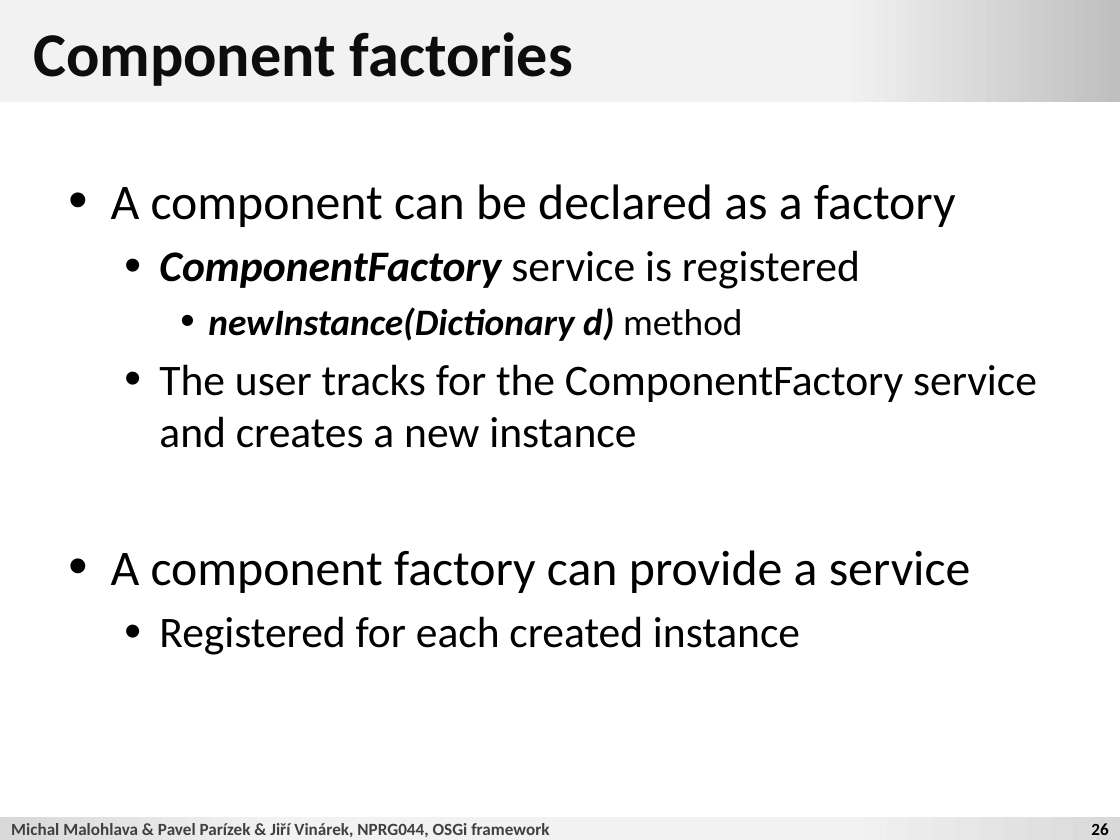
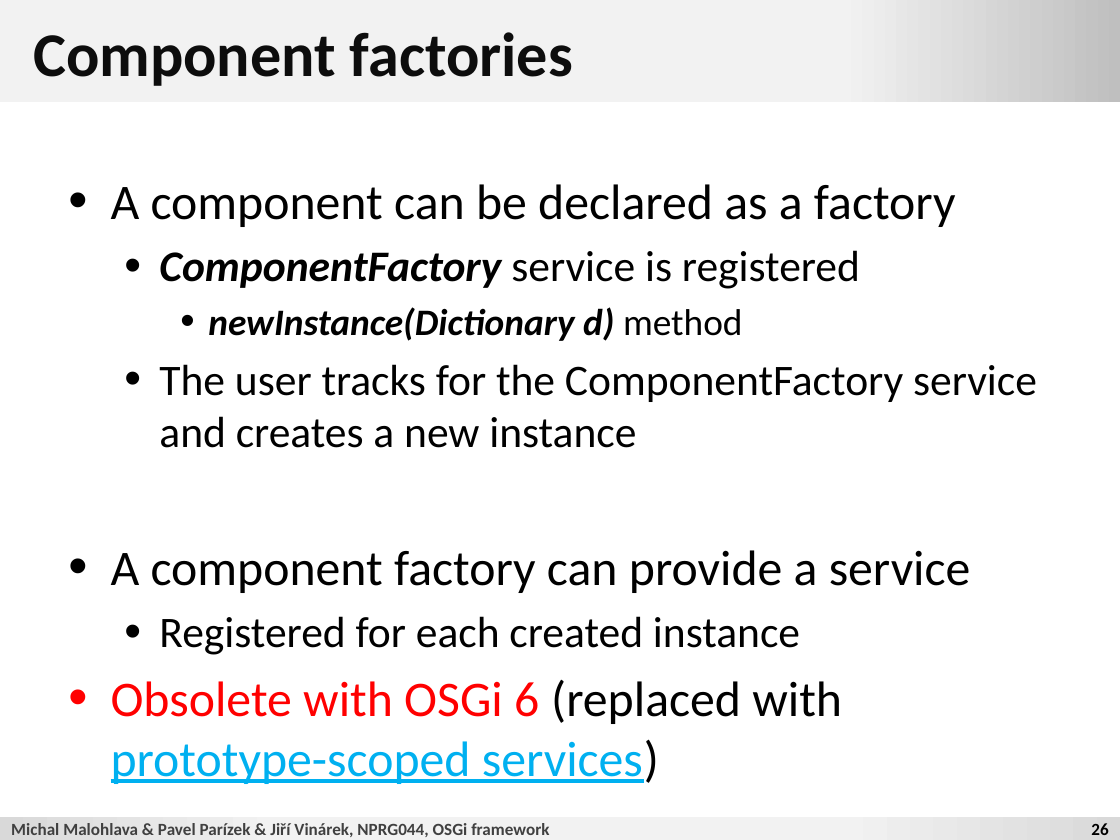
Before and after one commit to d3slect/nprg044-eclipse-platform, a slide deck: slide 26 of slides/01-osgi/01-osgi.pptx. Drawn at 1120x840 pixels with LibreOffice and Linux fonts; fonts in the diff are those of the drawing; background and template pictures are left out. Boxes give left, top, right and bottom in pixels: in the first picture for what was removed or moved away, otherwise in the second. Text is boxed around its words. In the diff, an @@ line names an element or a change of style, - is before the commit and + after.

```diff
--- a/slides/01-osgi/01-osgi.pptx
+++ b/slides/01-osgi/01-osgi.pptx
@@ text at [111,680,842,784]: paragraph added @@
+• Obsolete with OSGi 6 (replaced with prototype-scoped services)
```
Also in this commit, not shown: 4 other slides changed.
